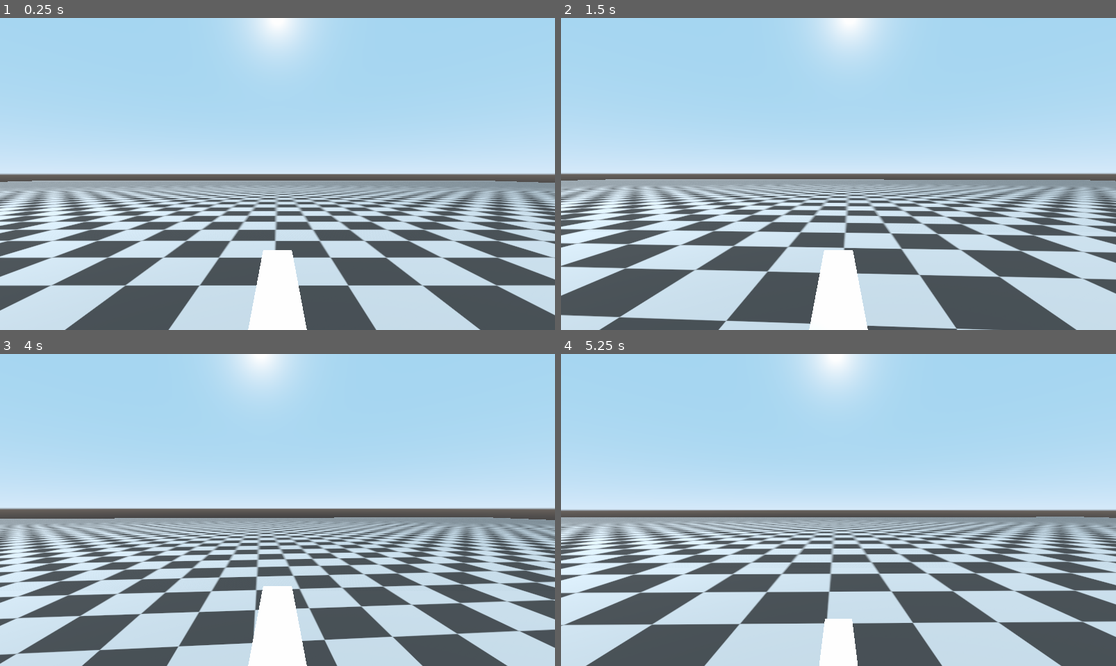
Above: before the commit, frames 1-4 (two rows, left to right).
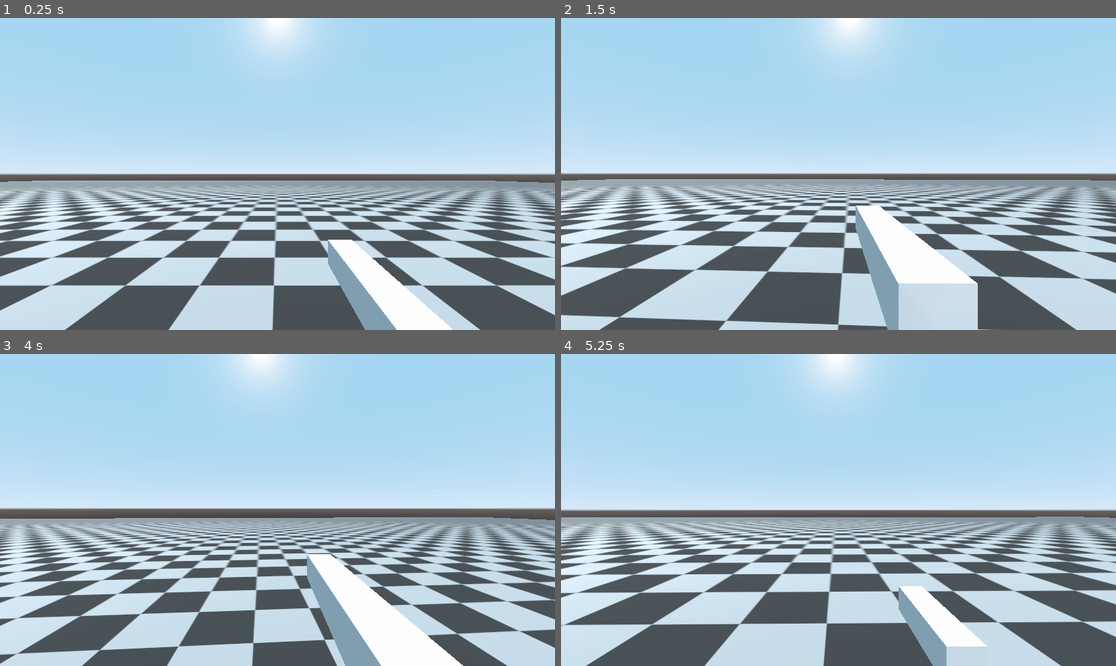
Above: after the commit, the same moments.

Repository: Octopodes-Nuts/FracturedExodus
Game: Godot game, scene res://environment/maps/test_map/TestMap.tscn
The game is run twice, just before and just after one commit, with the same random seed, the same clock (stepped at 60 frames per second) and the same inputs.
Inputs (mouse positions are in pixels of both pictures, inside the frame that each line leads up to):
- Up to frame 1 (0.25 s): no input
- Up to frame 2 (1.5 s): move the mouse to (866, 174) at 0.52 s; hold Right mouse button (ads) 0.53-1.28 s; hold W (move_forward) from 0.53 s (still down); click (866, 174) at 0.67 s; tap Space (jump) at 0.77 s; tap 1 (primary_weapon) at 0.8, 1.35 s; move the mouse to (810, 174) at 1.27 s
- Up to frame 3 (4 s): keep holding W (move_forward); tap Space (jump) at 1.52, 3.02, 3.77 s; tap 2 (secondary_weapon) at 1.55, 2.1 s; move the mouse to (288, 503) at 2.02 s; tap 3 (tertiary_weapon) at 2.3, 2.85 s; move the mouse to (271, 516) at 2.77 s; click (271, 516) at 2.92 s; right-click (271, 516) at 3.05 s; move the mouse to (316, 513) at 3.52 s; hold Right mouse button (ads) from 3.53 s (still down); tap 1 (primary_weapon) at 3.8 s
- Up to frame 4 (5.25 s): keep holding W (move_forward); move the mouse to (794, 506) at 4.27 s; release Right mouse button (ads) at 4.28 s; tap Ctrl (crouch) at 4.35 s; tap Space (jump) at 4.52 s; tap 2 (secondary_weapon) at 4.55 s; move the mouse to (844, 510) at 5.02 s; click (844, 510) at 5.1 s

The runs differ from the first frame. In frame 1, 5.2% of the frame differs, in the area x 44-82%, y 71-100%; in frame 2, 6.5%; in frame 3, 6.8%, in the area x 44-84%, y 64-100%; in frame 4, 2.8%.
Error before the commit: Invalid get index 'transform' (on base: 'Node (Weapon.gd)'). (res://behavior/player/movement/DefaultController.gd:93)

Commit message:
Add ADS

Diff:
--- /dev/null
+++ b/src/behavior/player/Staging.tscn
@@ -0,0 +1,23 @@
+[gd_scene load_steps=5 format=2]
+
+[ext_resource path="res://behavior/player/Player.tscn" type="PackedScene" id=1]
+[ext_resource path="res://debug/materials/debug_tile_0.tres" type="Material" id=2]
+
+[sub_resource type="BoxShape" id=1]
+
+[sub_resource type="CubeMesh" id=2]
+
+[node name="staging" type="Spatial"]
+
+[node name="floor" type="StaticBody" parent="."]
+transform = Transform( 100, 0, 0, 0, 1, 0, 0, 0, 100, 0, 0, 0 )
+
+[node name="CollisionShape" type="CollisionShape" parent="floor"]
+shape = SubResource( 1 )
+
+[node name="MeshInstance" type="MeshInstance" parent="floor"]
+mesh = SubResource( 2 )
+material/0 = ExtResource( 2 )
+
+[node name="player_body" parent="." instance=ExtResource( 1 )]
+transform = Transform( 1, 0, 0, 0, 1, 0, 0, 0, 1, 0, 2.52237, 0 )
--- a/src/behavior/player/movement/DefaultController.gd
+++ b/src/behavior/player/movement/DefaultController.gd
@@ -30,7 +30,7 @@
 var movement = Vector3()
 var gravity_vec = Vector3()
 
-var active_weapon: Weapon
+var active_weapon: Weapon = Weapon.new()
 
 onready var head = $camera_head
 onready var gun_location = $camera_head/gun_location
@@ -50,14 +50,21 @@
 	character.primary_weapon = WeaponRegister.gun_register["DefaultGun"].instance()
 	character.secondary_weapon = WeaponRegister.gun_register["DefaultPistol"].instance()
 	# end default character
-	character.set_weapons_inactive()
-	character.primary_weapon.active = true
-	head.add_child(character.primary_weapon)
-	character.primary_weapon.transform.origin = gun_location.transform.origin
-	active_weapon = character.primary_weapon
+	swap_weapon(character.primary_weapon)
 	# load from character
 
 	Input.set_mouse_mode(Input.MOUSE_MODE_CAPTURED)
+
+func _ads():
+	active_weapon.transform.origin = active_weapon.transform.origin.\
+		linear_interpolate((active_weapon.ads_position - head.transform.origin),
+			active_weapon.ADS_LERP)
+
+func _undo_ads():
+	active_weapon.transform.origin = active_weapon.transform.origin.\
+		linear_interpolate((active_weapon.default_position - head.transform.origin),
+			active_weapon.ADS_LERP)
+
 
 func ground_check():
 
@@ -81,6 +88,11 @@
 		# test to see if current class allows a tertiary weapon
 		swap_weapon(character.tertiary_weapon)
 
+	if Input.is_action_pressed("ads"):
+		_ads()
+	else:
+		_undo_ads()
+
 func swap_weapon(weapon: Weapon):
 	if active_weapon != weapon:
 		head.remove_child(active_weapon)
@@ -90,7 +102,8 @@
 		character.set_weapons_inactive()
 		weapon.active = true
 		head.add_child(weapon)
-		weapon.transform.origin = gun_location.transform.origin
+		weapon.transform.origin = \
+		weapon.default_position - head.transform.origin
 
 
 
--- a/src/behavior/player/weapons/Weapon.gd
+++ b/src/behavior/player/weapons/Weapon.gd
@@ -1,4 +1,4 @@
-extends Node
+extends Spatial
 
 # Class used as general interface
 
--- a/src/behavior/player/weapons/guns/default_gun/DefaultGun.tscn
+++ b/src/behavior/player/weapons/guns/default_gun/DefaultGun.tscn
@@ -8,6 +8,9 @@
 
 [node name="default_gun" type="StaticBody"]
 script = ExtResource( 1 )
+ADS_LERP = 0.035
+default_position = Vector3( 0.522, 0.471, -1.167 )
+ads_position = Vector3( 0, 1, -1.344 )
 bullet_damage = 75.0
 bullet_speed = 400.0
 bullet_lifetime = 4.0
--- a/src/behavior/player/weapons/guns/default_pistol/DefaultPistol.tscn
+++ b/src/behavior/player/weapons/guns/default_pistol/DefaultPistol.tscn
@@ -8,6 +8,9 @@
 
 [node name="default_pistol" type="StaticBody"]
 script = ExtResource( 1 )
+ADS_LERP = 0.04
+default_position = Vector3( 0.436, 0.589, -1.057 )
+ads_position = Vector3( 0, 1, -1.243 )
 cycle_time = 0.4
 bullet_damage = 55.0
 bullet_speed = 250.0
--- a/src/project.godot
+++ b/src/project.godot
@@ -64,7 +64,7 @@
 "language": "GDScript",
 "path": "res://behavior/player/scanner/ScannerLight.gd"
 }, {
-"base": "Node",
+"base": "Spatial",
 "class": "Weapon",
 "language": "GDScript",
 "path": "res://behavior/player/weapons/Weapon.gd"
